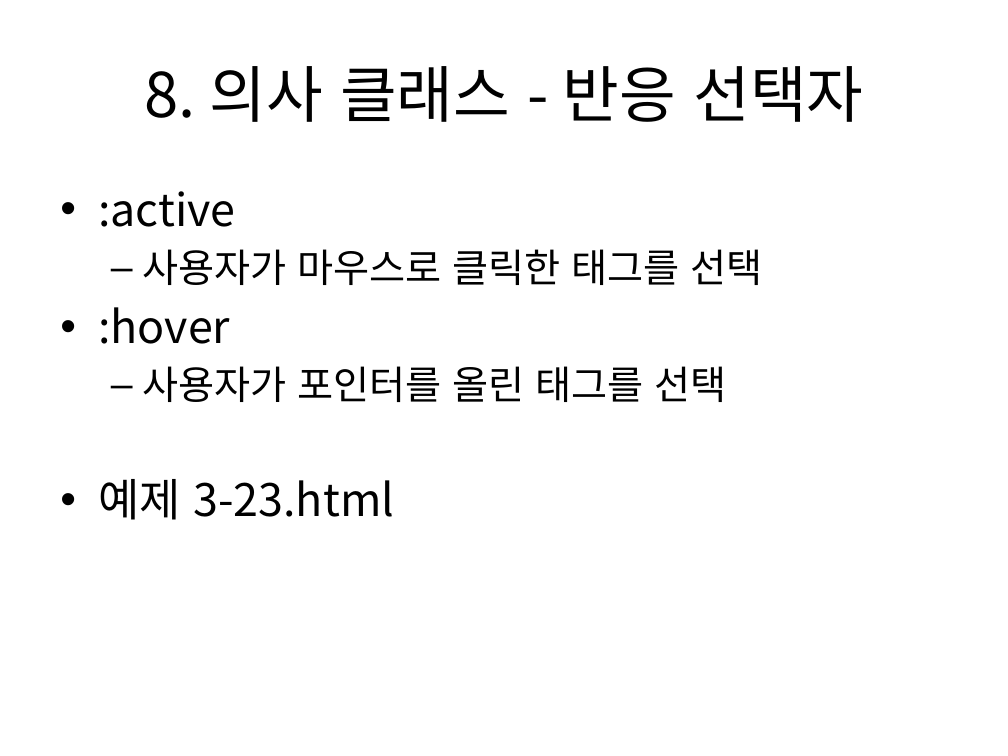
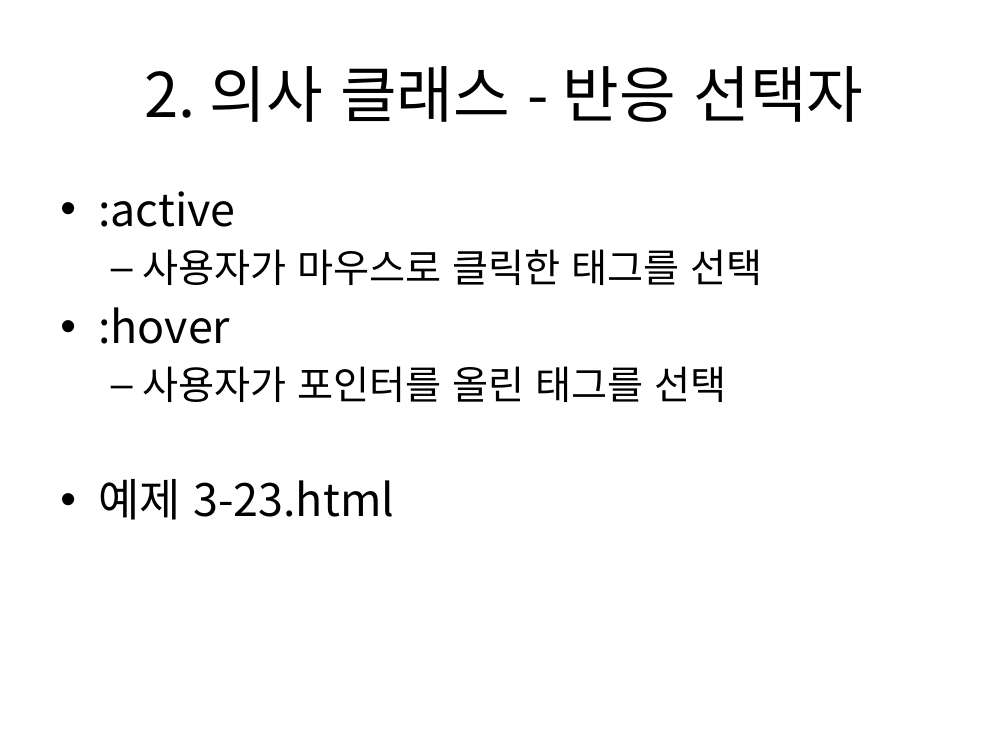
Before and after one commit to kdkcom1234/git2021, a slide deck: slide 21 of 1-html-css/03. CSS3 선택자 및 스타일 속성(1).pptx. Drawn at 1008x756 pixels with LibreOffice and Linux fonts; fonts in the diff are those of the drawing. Boxes give left, top, right and bottom in pixels: in the first picture for what was removed or moved away, otherwise in the second. Text is boxed around its words. In the diff, an @@ line names an element or a change of style, - is before the commit and + after.

```diff
--- a/1-html-css/03. CSS3 선택자 및 스타일 속성(1).pptx
+++ b/1-html-css/03. CSS3 선택자 및 스타일 속성(1).pptx
@@ title at (144,66,863,122): text changed @@
-8. 의사 클래스 - 반응 선택자
+2. 의사 클래스 - 반응 선택자
```
Also in this commit, not shown: 12 other slides changed.
